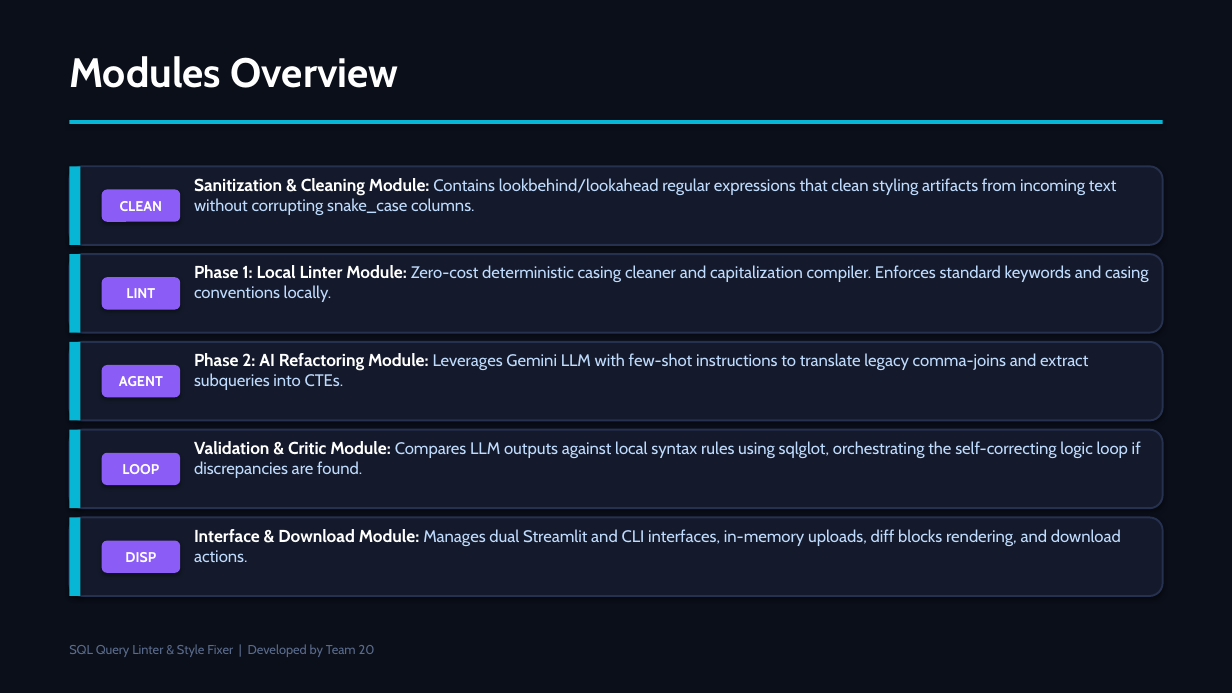
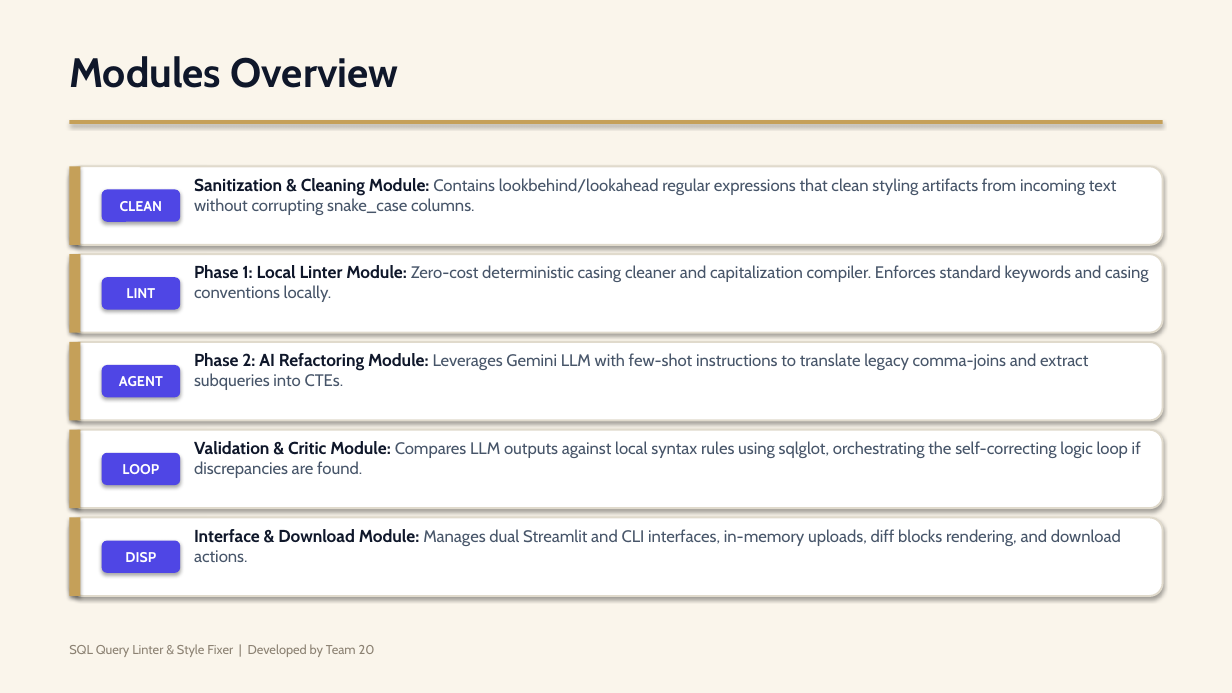
Before and after one commit to bharathpyla/sql-query-linter-style-fixer, a slide deck: slide 6 of Presentation.pptx. Drawn at 1232x693 pixels with LibreOffice and Linux fonts; fonts in the diff are those of the drawing. Boxes give left, top, right and bottom in pixels: in the first picture for what was removed or moved away, otherwise in the second. Text is boxed around its words. In the diff, an @@ line names an element or a change of style, - is before the commit and + after.

Commit message:
Update presentation Presentation.pptx with luxury Champagne Executive light theme

```diff
--- a/Presentation.pptx
+++ b/Presentation.pptx
@@ background #0B0F1A to #FAF5EB @@
@@ text "Modules Overview" at (69,56,399,88): text colour #FFFFFF to #0F172A @@
@@ text "Sanitization & Cleaning Module: Contains ..." at (194,178,1116,215): text colour #FFFFFF to #0F172A in "Sanitization & Cleaning Module:"; text colour #BFDBFE to #475569 in "Contains lookbehind/lookahead regular expressions that clean ..." @@
@@ text "Phase 1: Local Linter Module: ..." at (194,265,1149,302): text colour #FFFFFF to #0F172A in "Phase 1: Local Linter Module:"; text colour #BFDBFE to #475569 in "Zero-cost deterministic casing cleaner and capitalization co ..." @@
@@ text "Phase 2: AI Refactoring Module: ..." at (194,353,1088,390): text colour #FFFFFF to #0F172A in "Phase 2: AI Refactoring Module:"; text colour #BFDBFE to #475569 in "Leverages Gemini LLM with few-shot instructions to ..." @@
@@ text "Validation & Critic Module: Compares ..." at (194,441,1141,478): text colour #FFFFFF to #0F172A in "Validation & Critic Module:"; text colour #BFDBFE to #475569 in "Compares LLM outputs against local syntax rules ..." @@
@@ fill #06B6D4 to #C5A059 in 6 elements at (69,120,1163,124), (69,166,80,245), (69,254,80,333), (69,342,80,421), (69,430,80,508), (69,518,80,596) @@
@@ fill #141A2B to #FFFFFF; outline #26304F 1.5 pt to #E0DACC 1.5 pt in 5 elements at (69,166,1163,245), (69,254,1163,333), (69,342,1163,421), (69,430,1163,508), (69,518,1163,596) @@
@@ text "Interface & Download Module: Manages ..." at (194,529,1121,562): text colour #FFFFFF to #0F172A in "Interface & Download Module:"; text colour #BFDBFE to #475569 in "Manages dual Streamlit and CLI interfaces, in-memory ..." @@
@@ fill #8B5CF6 to #4F46E5 in 5 elements at (102,189,180,222), (102,277,180,310), (102,365,180,397), (102,453,180,485), (102,541,180,573) @@
@@ text "SQL Query Linter & Style ..." at (69,644,375,657): text colour #5A6B8C to #8C8273 @@
```
Also in this commit, not shown: 7 other slides changed.
